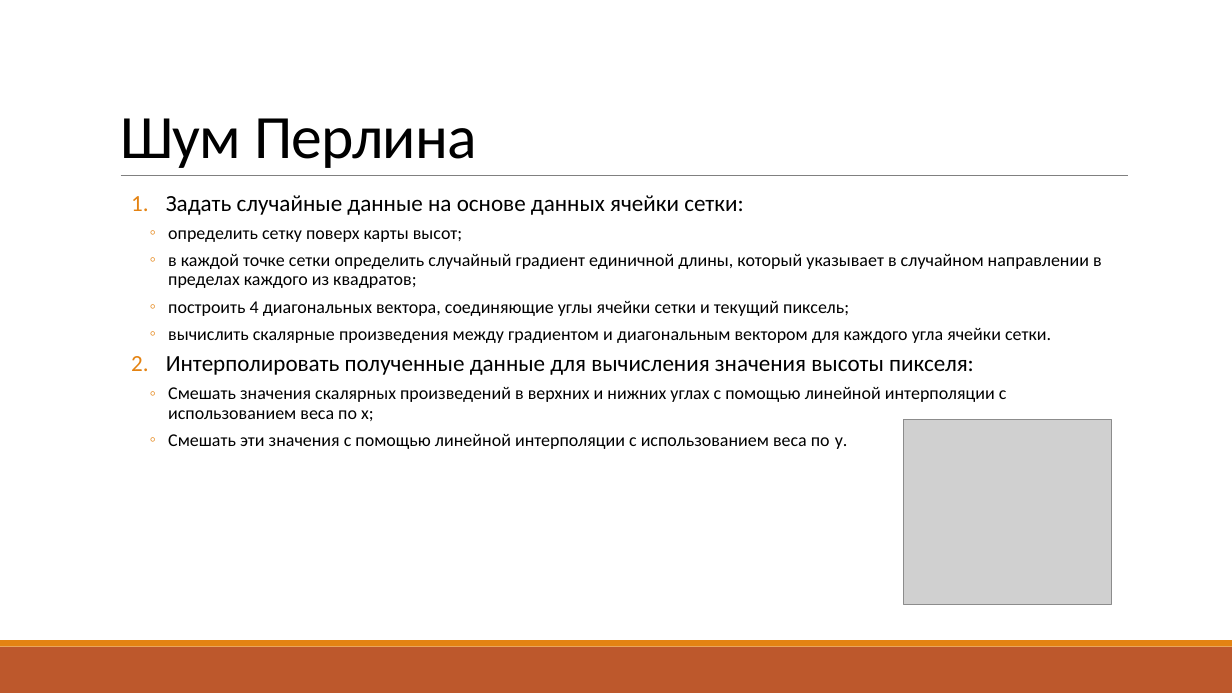
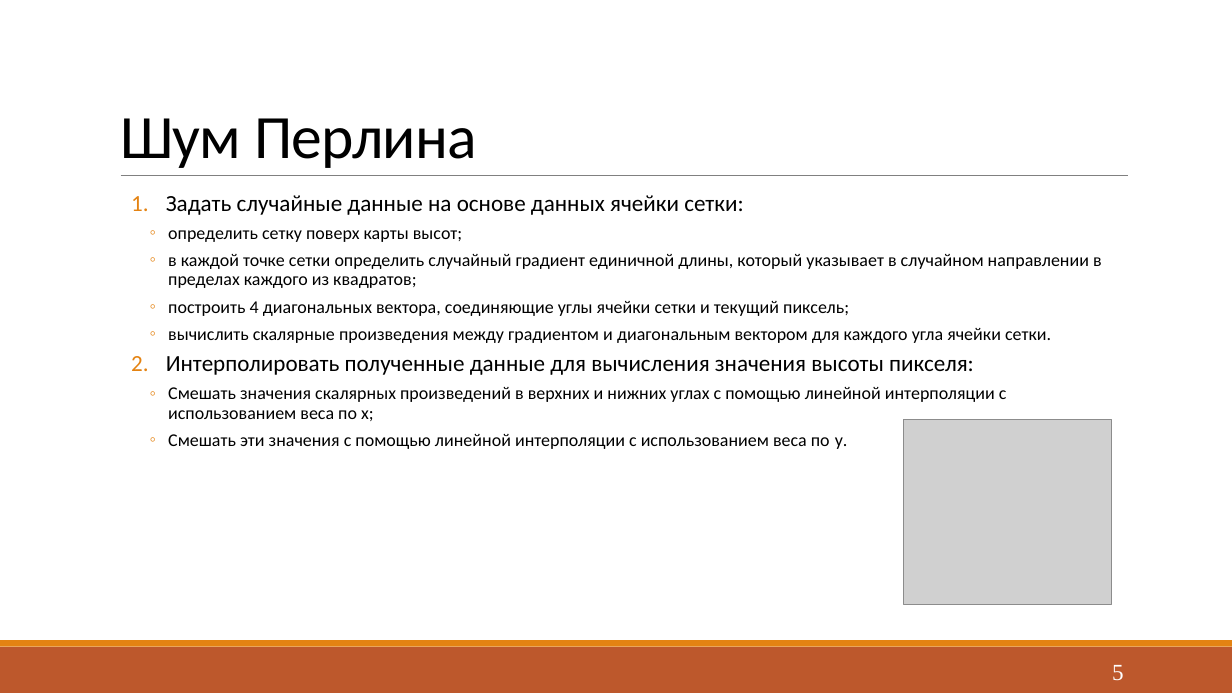
Before and after one commit to Yokud/CGCourseWork, a slide deck: slide 5 of docs/rpz/Presentation.pptx. Drawn at 1232x693 pixels with LibreOffice and Linux fonts; fonts in the diff are those of the drawing; grey boxes stand for pictures. Boxes give left, top, right and bottom in pixels: in the first picture for what was removed or moved away, otherwise in the second. Text is boxed around its words. In the diff, an @@ line names an element or a change of style, - is before the commit and + after.

```diff
--- a/docs/rpz/Presentation.pptx
+++ b/docs/rpz/Presentation.pptx
@@ page number added at (x1=1112, y1=665, x2=1124, y2=681), 18 pt, text #FFFFFF @@
+5
```
Also in this commit, not shown: 8 other slides changed, 6 slides added, 6 slides removed, 4 other files.
